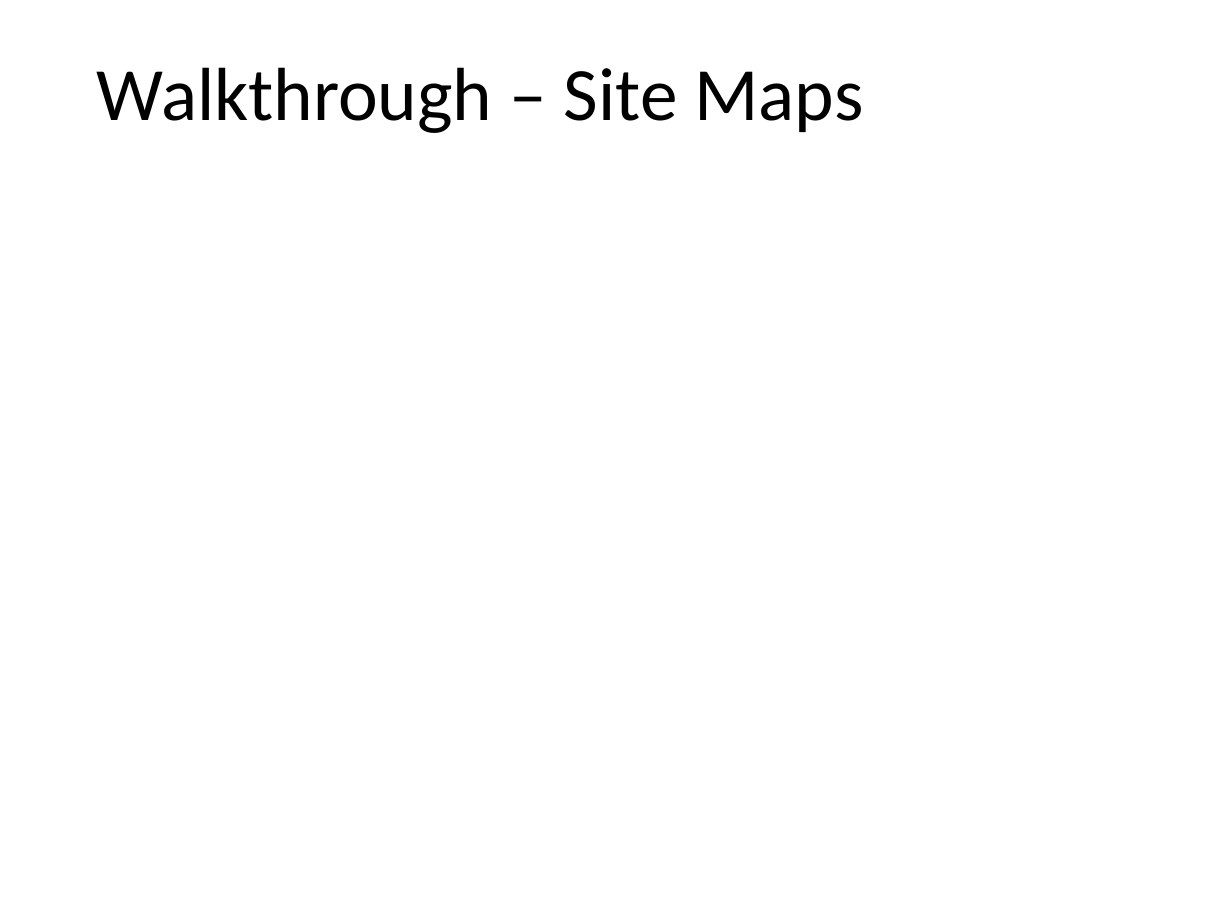
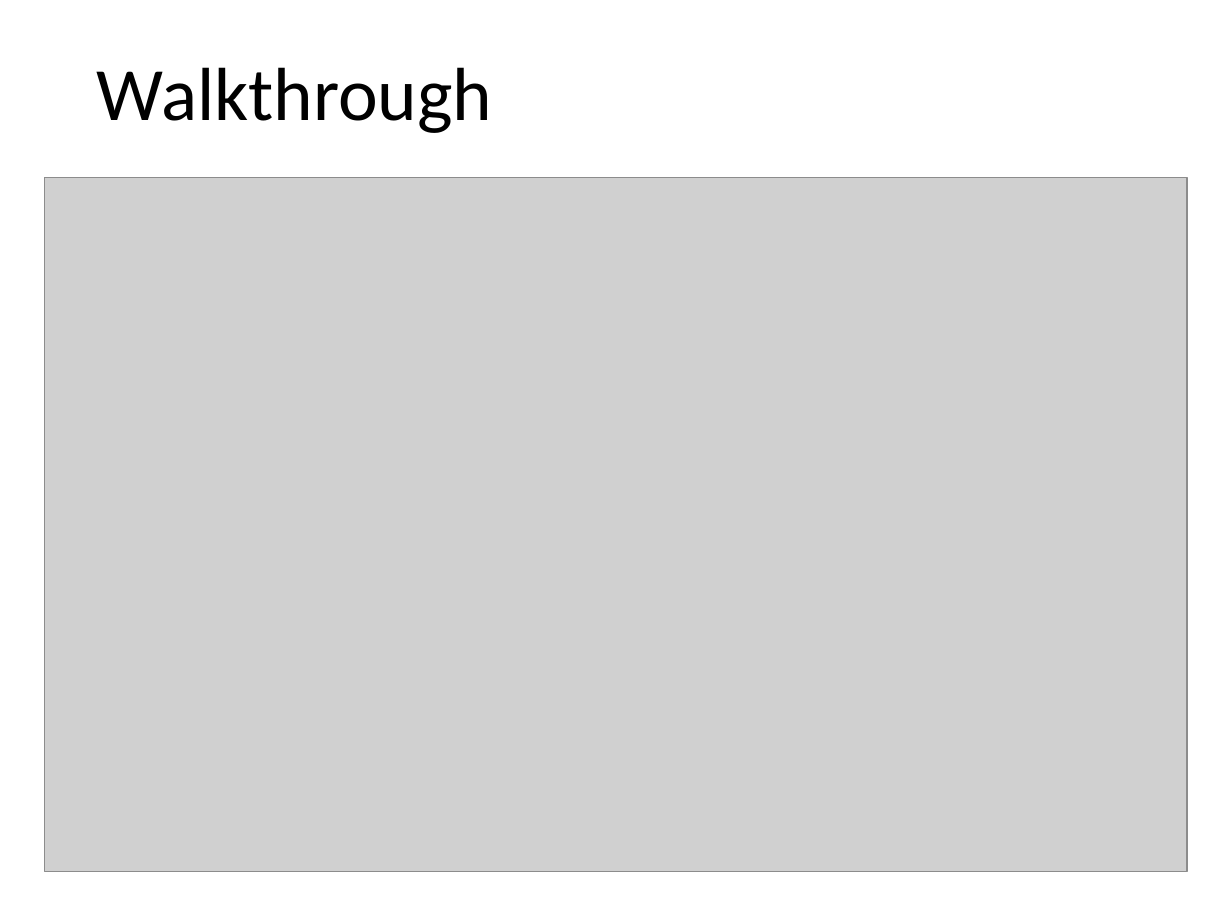
Before and after one commit to Lindronics/wad2_group_project, a slide deck: slide 15 of design_spec/design_specification.pptx. Drawn at 1232x924 pixels with LibreOffice and Linux fonts; fonts in the diff are those of the drawing; grey boxes stand for pictures. Boxes give left, top, right and bottom in pixels: in the first picture for what was removed or moved away, otherwise in the second. Text is boxed around its words. In the diff, an @@ line names an element or a change of style, - is before the commit and + after.

```diff
--- a/design_spec/design_specification.pptx
+++ b/design_spec/design_specification.pptx
@@ text at (97, 67, 493, 133): text changed @@
-Walkthrough – Site Maps
+Walkthrough
@@ picture added at (44, 177, 1186, 872) @@
```
Also in this commit, not shown: 2 other slides changed, 2 slides added, 2 slides removed.
